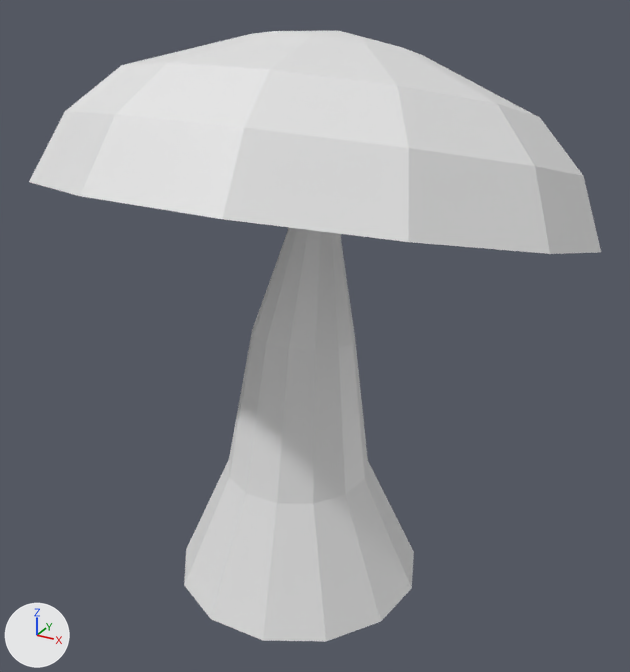
What one commit did to the FBX model Assets/Models/Champignons/Champignon_plaine.fbx.
The view is the same before and after, from a 50 mm camera at (1.53, -2.65, 2.89) aimed at (0.0, 0.13, 1.5). Every picture has the same lights, and +X, +Y and +Z are marked at lower left. Where no turn or scale is listed for an object, it has been applied to the vertices.

The scene before the commit, as lines of its bpy script (objects in view):
```python
me_cylinder = bpy.data.meshes.new('Cylinder')
me_cylinder.from_pydata(...)  # 157 vertices, 157 faces; spans x -1.02..1.02, y -0.81..1.15, z 0.5..2.65
ob_cylinder = bpy.data.objects.new('Cylinder', me_cylinder)
ob_cylinder.location = (0.0, 0.0, 0.0)
```
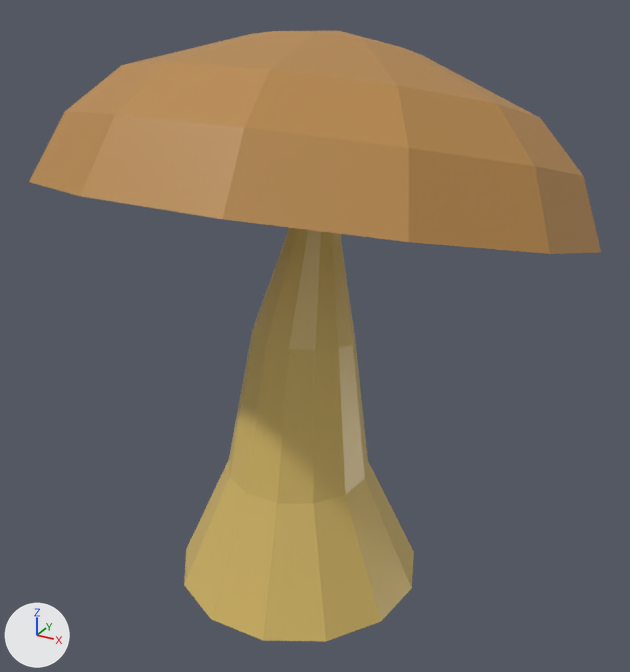
The newer file is also turned or shifted as a whole; pictures and numbers use the older file's frame.

Changed parts and their boxes [x1, y1, x2, y2] in the pictures (630 x 672 px):
part 1 of me_cylinder, recoloured (grey to yellow)
    both: [184, 227, 414, 641]
part 2 of me_cylinder, recoloured
    both: [29, 31, 601, 254]

The change in detail:
Material 'Material' (mat_material) is new.
Its base color is (0.673, 0.485, 0.138) (yellow #d6b968).
Its roughness is 0.4.
Material 'Material.001' (mat_material_001) is new.
Its base color is (0.48, 0.248, 0.0675) (orange #b88849).
me_cylinder has 157 vertices, 157 faces and spans x -1.02..1.02, y -0.81..1.15, z 0.5..2.65.
me_cylinder is used by ob_cylinder; location (0.0, 0.0, 0.0).
me_cylinder part 1: all 66 faces centred in x -0.38..0.38, y -0.38..0.37, z 0.5..2.12 switch from no material to mat_material (yellow #d6b968).
me_cylinder part 2: 91 of the faces centred in x -0.94..0.94, y -0.74..1.08, z 1.84..2.64 switch from no material to mat_material_001 (orange #b88849).
